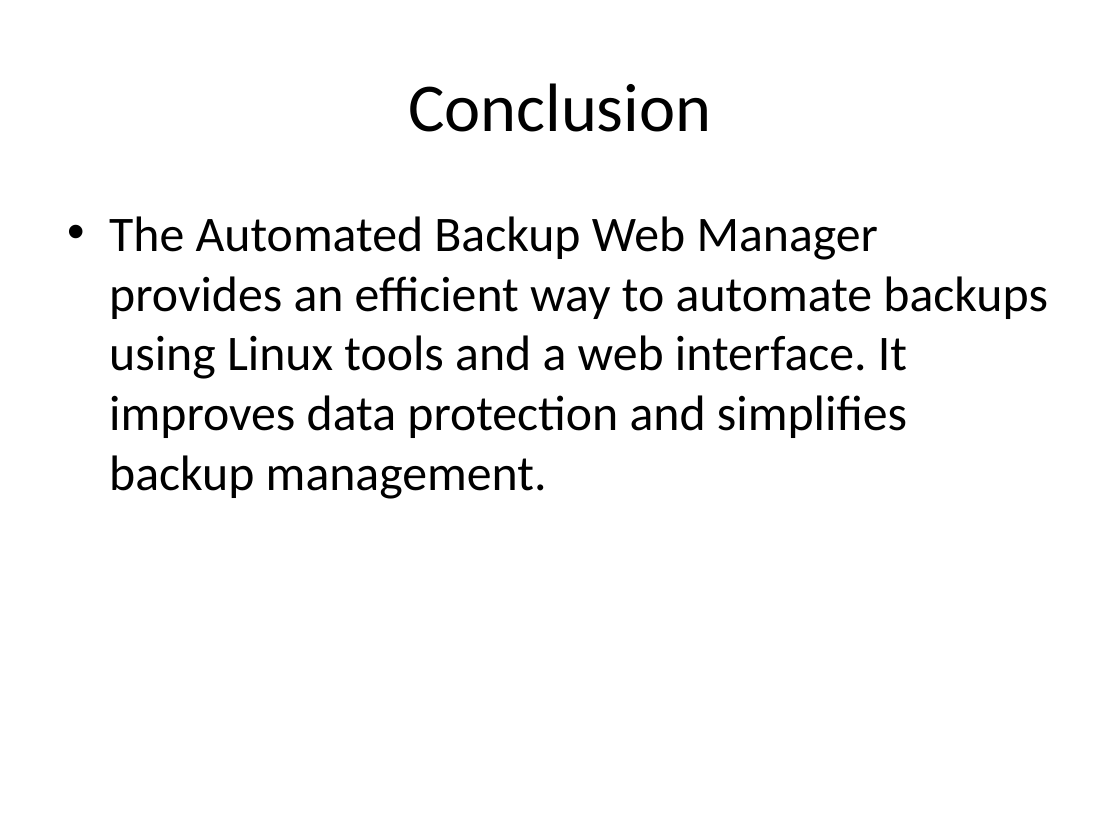
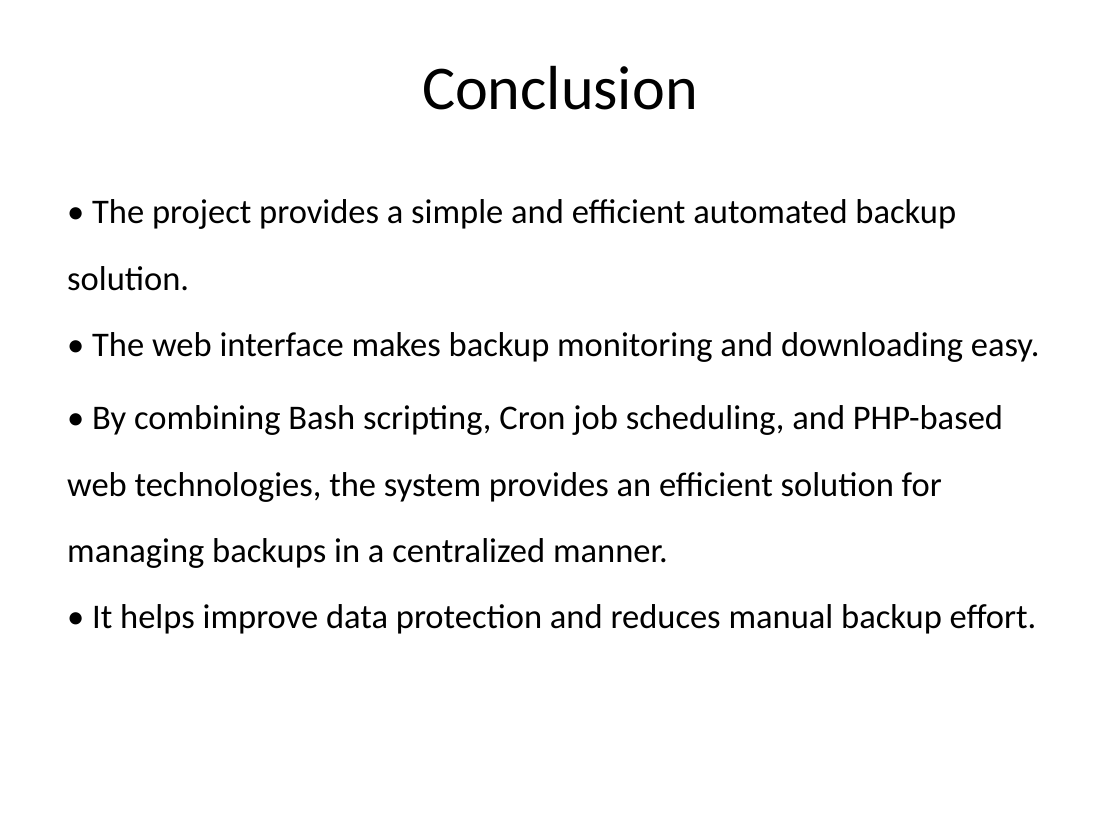
Before and after one commit to VarshithreddyMuddasani/Automated-Backup-Web-Manager-using-Linux, a slide deck: slide 11 of Project PPT.pptx (slide 13 before the commit). Drawn at 1120x840 pixels with LibreOffice and Linux fonts; fonts in the diff are those of the drawing. Boxes give left, top, right and bottom in pixels: in the first picture for what was removed or moved away, otherwise in the second. Text is boxed around its words. In the diff, an @@ line names an element or a change of style, - is before the commit and + after.

```diff
--- a/Project PPT.pptx
+++ b/Project PPT.pptx
@@ title "Conclusion" at (422, 65, 698, 110): size 44 to 40 pt @@
@@ text at (67, 199, 1040, 634): text changed; size 32 to 22.2 pt @@
-• The Automated Backup Web Manager provides an efficient way to automate backups using Linux tools and a web interface. It improves data protection and simplifies backup management.
+• The project provides a simple and efficient automated backup solution.
+• The web interface makes backup monitoring and downloading easy.
+• By combining Bash scripting, Cron job scheduling, and PHP-based web technologies, the system provides an efficient solution for managing backups in a centralized manner.
+• It helps improve data protection and reduces manual backup effort.
```
Also in this commit, not shown: 8 other slides changed, 2 slides added, 4 slides removed.
